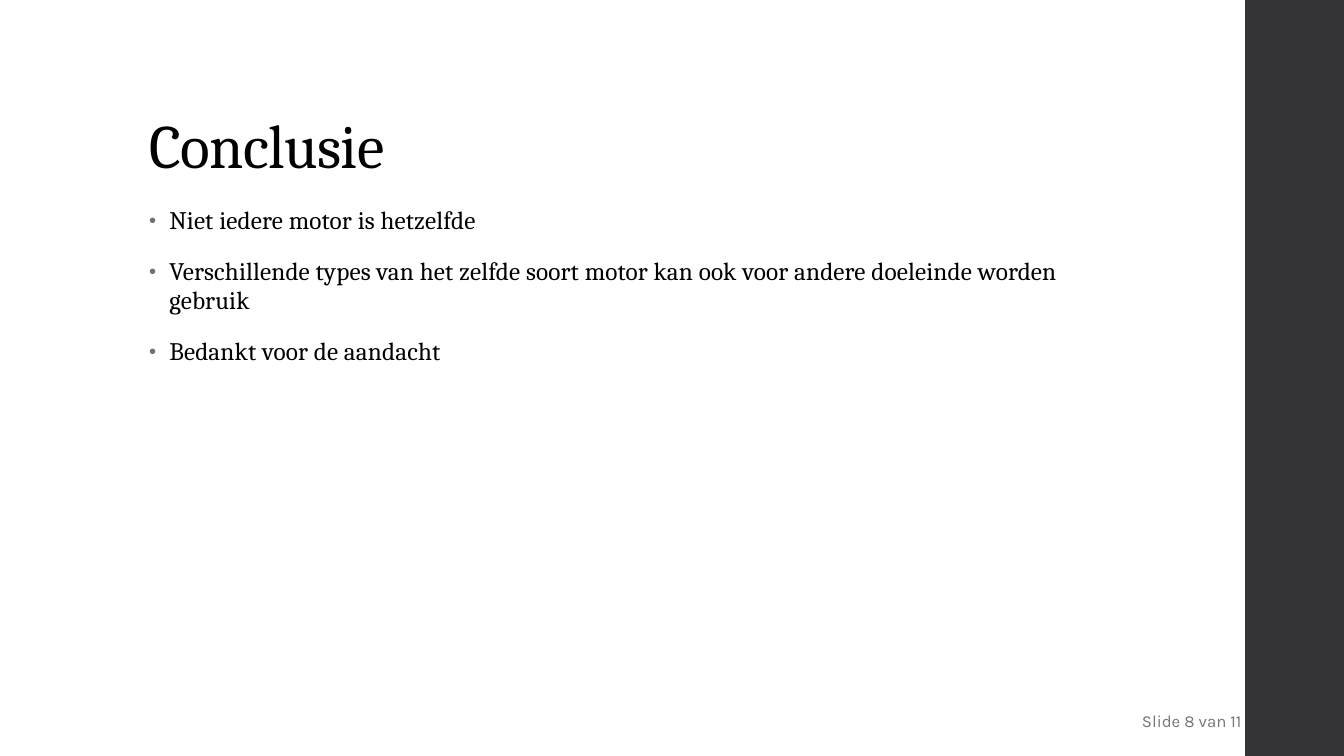
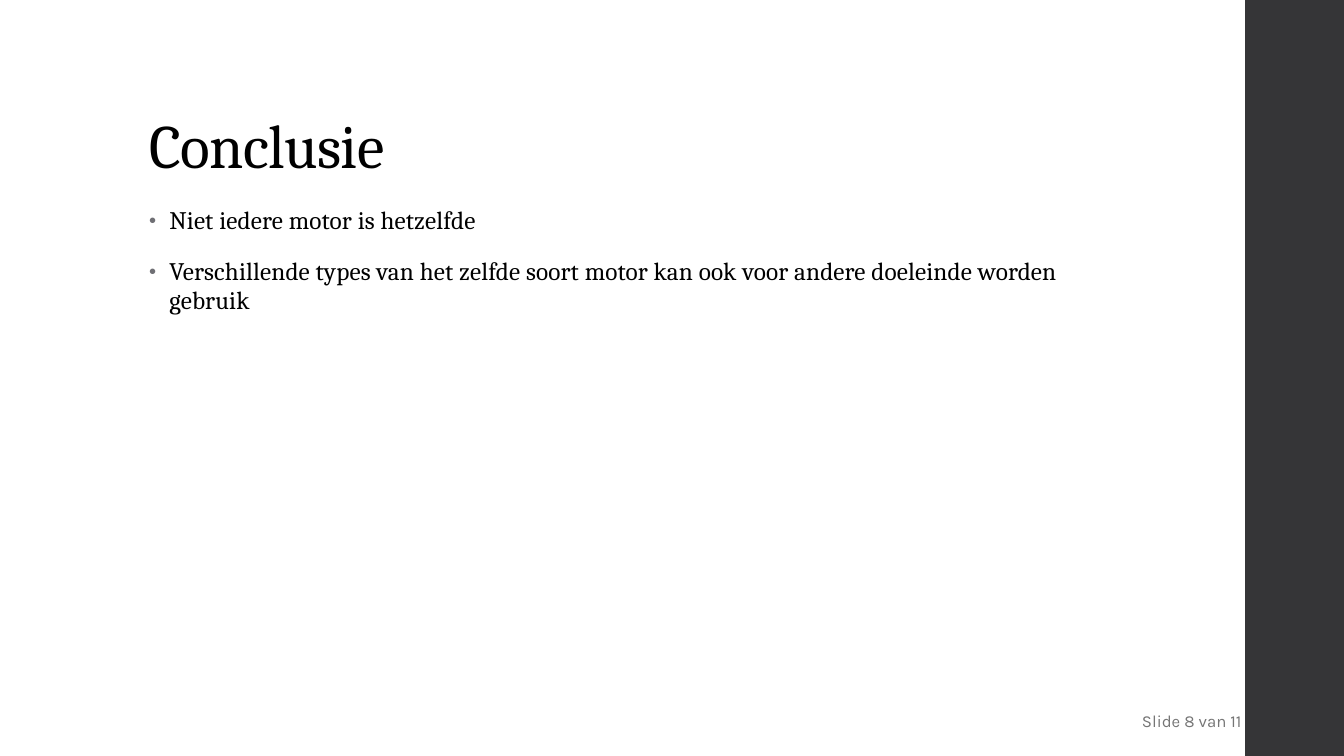
Before and after one commit to delamiro/Embedded-Stepper-Motor, a slide deck: slide 8 of docs/presentatie.odp. Drawn at 1344x756 pixels with LibreOffice and Linux fonts; fonts in the diff are those of the drawing. Boxes give left, top, right and bottom in pixels: in the first picture for what was removed or moved away, otherwise in the second. Text is boxed around its words. In the diff, an @@ line names an element or a change of style, - is before the commit and + after.

```diff
--- a/docs/presentatie.odp
+++ b/docs/presentatie.odp
@@ text at (169,342,440,361): paragraph removed @@
-• Bedankt voor de aandacht
```
Also in this commit, not shown: 3 other slides changed.
